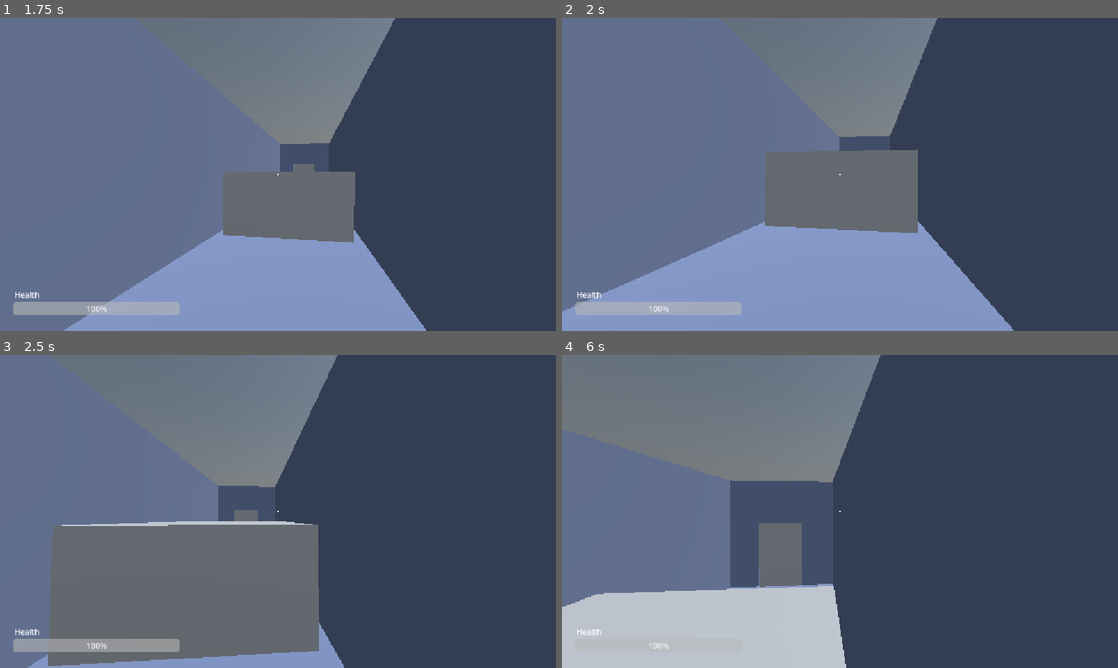
Above: before the commit, frames 1-4 (two rows, left to right).
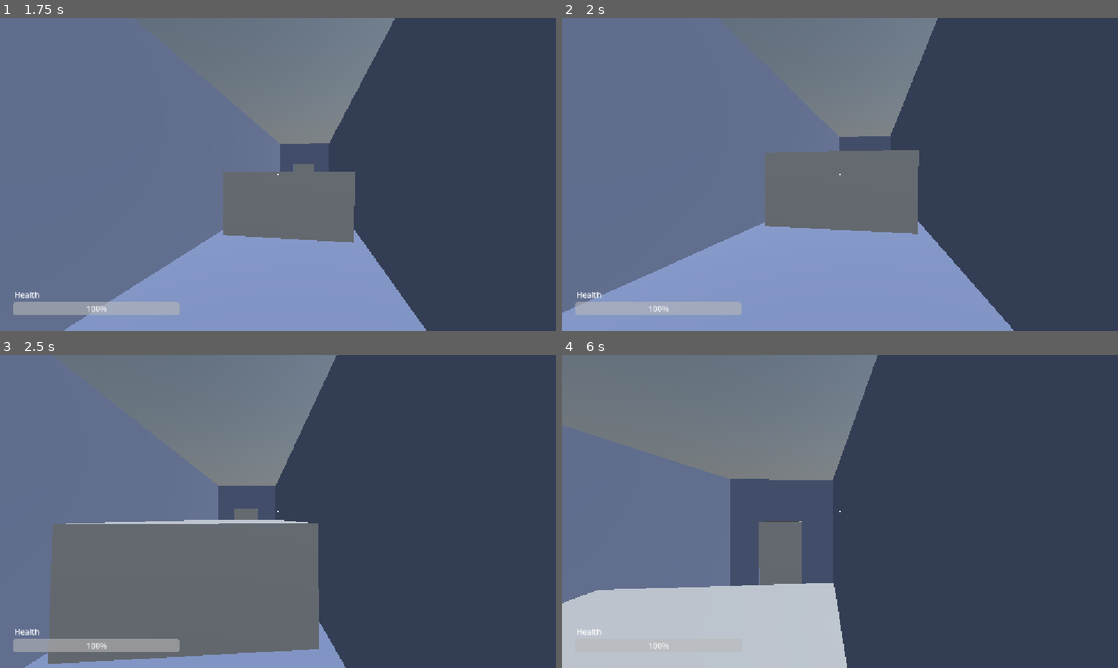
Above: after the commit, the same moments.

Repository: md6-0/union-sistemas
Game: Godot game, scene res://scenes/Scene1/scene1.tscn
The game is run twice, just before and just after one commit, with the same random seed, the same clock (stepped at 60 frames per second) and the same inputs. Sound files missing from this copy of the repository are replaced by a short silence.
Inputs (mouse positions are in pixels of both pictures, inside the frame that each line leads up to):
- Up to frame 1 (1.75 s): tap Enter at 0.5 s; move the mouse to (305, 174) at 0.52 s; hold W (move_forward) from 0.53 s (still down); click (305, 174) at 0.6 s; tap Space (jump) at 0.77, 1.07, 1.52, 1.55 s; tap Q (drop) at 0.8, 1.35 s; move the mouse to (250, 174) at 1.27 s
- Up to frame 2 (2 s): keep holding W (move_forward); tap Space (jump) at 1.82 s
- Up to frame 3 (2.5 s): keep holding W (move_forward); move the mouse to (289, 505) at 2.02 s; tap Space (jump) at 2.1 s; click (289, 505) at 2.3 s
- Up to frame 4 (6 s): move the mouse to (834, 517) at 2.77 s; click (834, 517) at 2.85 s; tap Space (jump) at 3.02, 3.32, 3.77, 3.8, 4.07, 4.52, 4.82 s; tap Q (drop) at 3.05, 3.6, 5.3 s; move the mouse to (878, 514) at 3.52 s; move the mouse to (795, 508) at 4.27 s; tap E (interact) at 4.35 s; click (795, 508) at 4.55 s; move the mouse to (845, 511) at 5.02 s; hold Shift (sprint) 5.03-5.78 s; move the mouse to (817, 505) at 5.77 s; release W (move_forward) at 5.78 s; hold D (move_right) from 5.78 s (still down); click (817, 505) at 5.85 s

Frame 1 is identical in both runs. In frame 2, 0.2% of the frame differs, in the area x 0-81%, y 0-100%; in frame 3, 0.8%; in frame 4, 0.8%, in the area x 0-58%, y 0-100%.

Commit message:
Add screen shake and refactor camera effects
Implement a modular camera effects system that combines bob, landing, and shake offsets. Add trauma-based screen shake triggered by damage. Reorganize camera handling to apply all effects once per frame through _apply_camera_effects(). Adjust audio bus volumes for better mix balance.

Diff:
--- a/default_bus_layout.tres
+++ b/default_bus_layout.tres
@@ -5,11 +5,11 @@
 bus/1/solo = false
 bus/1/mute = false
 bus/1/bypass_fx = false
-bus/1/volume_db = 0.0
+bus/1/volume_db = -10.986328
 bus/1/send = &"Master"
 bus/2/name = &"SFX"
 bus/2/solo = false
 bus/2/mute = false
 bus/2/bypass_fx = false
-bus/2/volume_db = 0.0
+bus/2/volume_db = -9.891094
 bus/2/send = &"Master"
--- a/scenes/player/player.gd
+++ b/scenes/player/player.gd
@@ -31,6 +31,15 @@
 var player_fall_speed = 0.0
 var camera_landing_tween
 
+# --- sistema de efectos de cámara: cada uno aporta SU offset, se suman una vez por frame ---
+var bob_offset = Vector3.ZERO
+var landing_offset = Vector3.ZERO
+var shake_roll = 0.0
+var shake_trauma = 0.0
+const SHAKE_DECAY = 1.5
+const SHAKE_MAX_ANGLE = 15.0
+var shake_time = 0.0
+var shake_noise = FastNoiseLite.new()
 
 @onready var camera = $Camera3D
 @onready var climbing_sensor = $ClimbingSensor
@@ -42,6 +51,8 @@
 
 func _ready():
 	Input.set_mouse_mode(Input.MOUSE_MODE_CAPTURED)
+	shake_noise.seed = randi()
+	shake_noise.frequency = 1.0
 
 func _physics_process(delta):
 
@@ -66,43 +77,14 @@
 	if is_on_floor() and not was_on_floor:
 		_handle_landing()
 
+	_handle_screen_shake(delta)
+	_apply_camera_effects()
+
 func _handle_gravity(delta):
 	if not is_on_floor() and velocity.y > 0:
 		velocity += get_gravity() * delta
 	elif not is_on_floor() and velocity.y <= 0:
 		velocity += (get_gravity() * FALL_GRAVITY_MULTIPLIER) * delta
-
-func _handle_jump_buffer(delta):
-	if Input.is_action_just_pressed("jump"):
-		jump_buffer_timer = 0.0
-	else:
-		jump_buffer_timer += delta
-
-func _handle_coyote_time(delta):
-	if is_on_floor():
-		coyote_timer = 0.0
-	else:
-		coyote_timer += delta
-
-func _handle_landing():
-	print("landed with velocity.y = " + str(player_fall_speed))
-
-	if camera_landing_tween and camera_landing_tween.is_running():
-		camera_landing_tween.kill()
-
-	if player_fall_speed < -5.5:
-		camera_landing_tween = create_tween()
-		camera_landing_tween.set_parallel(true)
-
-		var x_offset = randf_range(-.06, +.06)
-		var dip_amount = clamp(abs(player_fall_speed) * 0.05, 0.15, 0.6)
-		camera_landing_tween.tween_property(camera, "position:y", camera_origin_y - dip_amount, 0.2).set_trans(Tween.TRANS_QUAD).set_ease(Tween.EASE_IN)
-		camera_landing_tween.tween_property(camera, "position:x", camera_origin_x + x_offset, 0.15).set_trans(Tween.TRANS_QUAD).set_ease(Tween.EASE_IN)
-
-		camera_landing_tween.chain().tween_property(camera, "position:y", camera_origin_y, 0.2).set_trans(Tween.TRANS_QUAD).set_ease(Tween.EASE_OUT)
-		camera_landing_tween.tween_property(camera, "position:x", camera_origin_x + (x_offset*-1), 0.1).set_trans(Tween.TRANS_QUAD).set_ease(Tween.EASE_IN)
-
-		camera_landing_tween.chain().tween_property(camera, "position:x", camera_origin_x, 0.25).set_trans(Tween.TRANS_QUAD).set_ease(Tween.EASE_IN)
 
 func _handle_movement(delta):
 
@@ -137,6 +119,56 @@
 			velocity.x = move_toward(velocity.x, 0, ACCELERATION)
 			velocity.z = move_toward(velocity.z, 0, ACCELERATION)
 	_handle_bob(delta, direction.length() > 0)
+
+func _handle_jump_buffer(delta):
+	if Input.is_action_just_pressed("jump"):
+		jump_buffer_timer = 0.0
+	else:
+		jump_buffer_timer += delta
+
+func _handle_coyote_time(delta):
+	if is_on_floor():
+		coyote_timer = 0.0
+	else:
+		coyote_timer += delta
+
+func _handle_landing():
+	if camera_landing_tween and camera_landing_tween.is_running():
+		camera_landing_tween.kill()
+
+	if player_fall_speed < -5.5:
+		camera_landing_tween = create_tween()
+		camera_landing_tween.set_parallel(true)
+
+		var x_offset = randf_range(-.06, +.06)
+		var dip_amount = clamp(abs(player_fall_speed) * 0.05, 0.15, 0.6)
+		# ojo: el objetivo ahora es "self" (landing_offset), no la cámara directamente
+		camera_landing_tween.tween_property(self, "landing_offset:y", -dip_amount, 0.2).set_trans(Tween.TRANS_QUAD).set_ease(Tween.EASE_IN)
+		camera_landing_tween.tween_property(self, "landing_offset:x", x_offset, 0.15).set_trans(Tween.TRANS_QUAD).set_ease(Tween.EASE_IN)
+
+		camera_landing_tween.chain().tween_property(self, "landing_offset:y", 0.0, 0.2).set_trans(Tween.TRANS_QUAD).set_ease(Tween.EASE_OUT)
+		camera_landing_tween.tween_property(self, "landing_offset:x", -x_offset, 0.1).set_trans(Tween.TRANS_QUAD).set_ease(Tween.EASE_IN)
+
+		camera_landing_tween.chain().tween_property(self, "landing_offset:x", 0.0, 0.25).set_trans(Tween.TRANS_QUAD).set_ease(Tween.EASE_IN)
+
+func _handle_screen_shake(delta):
+	if shake_trauma > 0.0:
+		shake_trauma = max(shake_trauma - SHAKE_DECAY * delta, 0.0)
+		shake_time += delta * 30.0
+		var shake_amount = shake_trauma * shake_trauma
+		var noise_value = shake_noise.get_noise_1d(shake_time)
+		shake_roll = deg_to_rad(noise_value * shake_amount * SHAKE_MAX_ANGLE)
+	else:
+		shake_roll = 0.0
+
+func _apply_camera_effects():
+	camera.position = Vector3(camera_origin_x, camera_origin_y, 0) + bob_offset + landing_offset
+	camera.rotation.z = shake_roll
+
+func _handle_camera(look_x: float, look_y: float, sensitivity: float):
+	rotate_y(-look_x * sensitivity)
+	camera.rotate_x(-look_y * sensitivity)
+	camera.rotation.x = clamp(camera.rotation.x, -PI/2, PI/2)
 
 func _handle_ledge_detection():
 	var sensor_answer = climbing_sensor.is_ledge_available()
@@ -149,11 +181,6 @@
 		new_position.y = sensor_answer.height + 0.9
 		tween.tween_property(self, "global_position", new_position , 1.5).set_trans(Tween.TRANS_QUAD).set_ease(Tween.EASE_IN)
 		tween.finished.connect(func(): player_state = State.NORMAL)
-
-func _handle_camera(look_x: float, look_y: float, sensitivity: float):
-	rotate_y(-look_x * sensitivity)
-	camera.rotate_x(-look_y * sensitivity)
-	camera.rotation.x = clamp(camera.rotation.x, -PI/2, PI/2)
 
 func _handle_interaction():
 	if ray_interactable.is_colliding() and Input.is_action_just_pressed("interact"):
@@ -172,27 +199,11 @@
 	if Input.is_action_just_pressed("attack") and weapon != null:
 		weapon.try_attack()
 
-func drop_weapon():
-	if weapon != null:
-		weapon.drop()
-		weapon = null
-
-func take_damage(damage):
-	GameManager.player_health -= damage
-	print("Player says: Ouch!")
-	if GameManager.player_health <= 0:
-		GameManager.player_health = 100
-		get_tree().reload_current_scene()
-
 func _unhandled_input(event):
 	if event is InputEventMouseMotion and player_state != State.CLIMBING:
 		_handle_camera(event.relative.x, event.relative.y, MOUSE_SENSITIVITY)
 
 func _handle_bob(delta: float, is_moving: bool):
-
-	if camera_landing_tween and camera_landing_tween.is_running():
-		return
-
 	var frequency
 	if is_sprinting:
 		frequency = BOB_FREQUENCY_SPRINT
@@ -201,7 +212,7 @@
 
 	if is_moving and is_on_floor():
 		bob_time += delta * frequency
-		camera.position.y = (sin(bob_time) * BOB_AMPLITUDE) + camera_origin_y
+		bob_offset.y = sin(bob_time) * BOB_AMPLITUDE
 		var bob = sin(bob_time)
 		if bob < -0.9 and not footstep_played:
 			footstep_played = true
@@ -209,7 +220,21 @@
 			audioStreamPlayer_footsteps.play()
 		elif bob > 0.9 :
 			footstep_played = false
-
-
-	else:
-		camera.position.y = move_toward(camera.position.y, camera_origin_y, BOB_AMPLITUDE * delta * 4)
+	else:
+		bob_offset.y = move_toward(bob_offset.y, 0.0, BOB_AMPLITUDE * delta * 4)
+
+# Public functions
+func take_damage(damage):
+	GameManager.player_health -= damage
+	add_trauma(1)
+	if GameManager.player_health <= 0:
+		GameManager.player_health = 100
+		get_tree().reload_current_scene()
+
+func add_trauma(amount):
+	shake_trauma = clamp(shake_trauma + amount, 0.0, 1)
+
+func drop_weapon():
+	if weapon != null:
+		weapon.drop()
+		weapon = null
